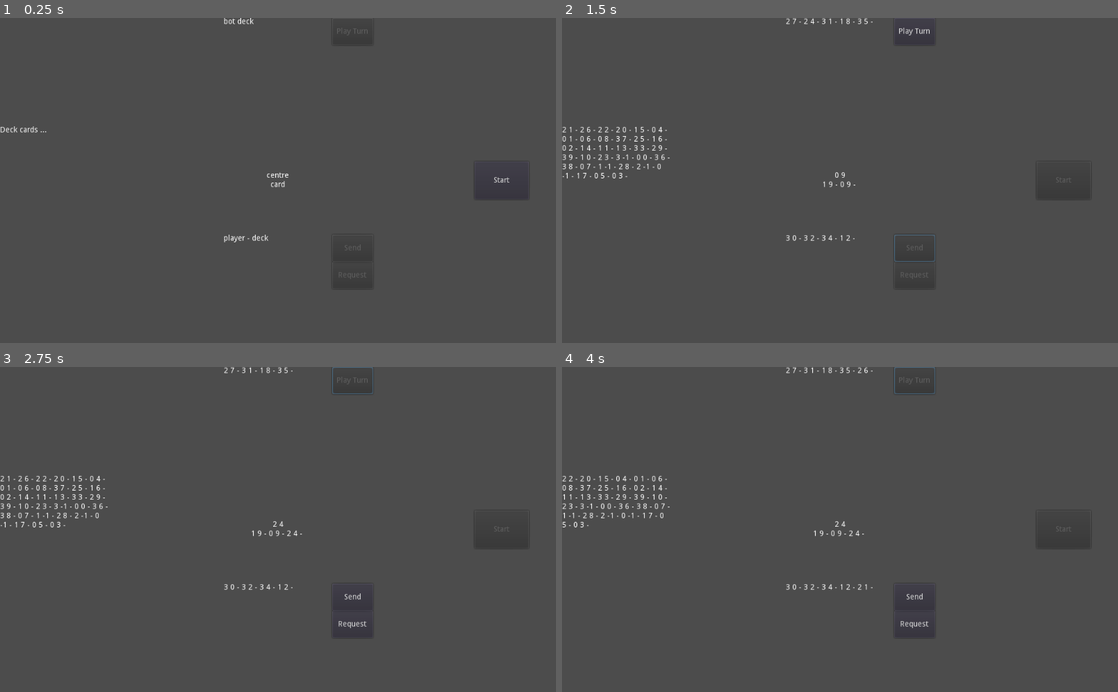
Above: before the commit, frames 1-4 (two rows, left to right).
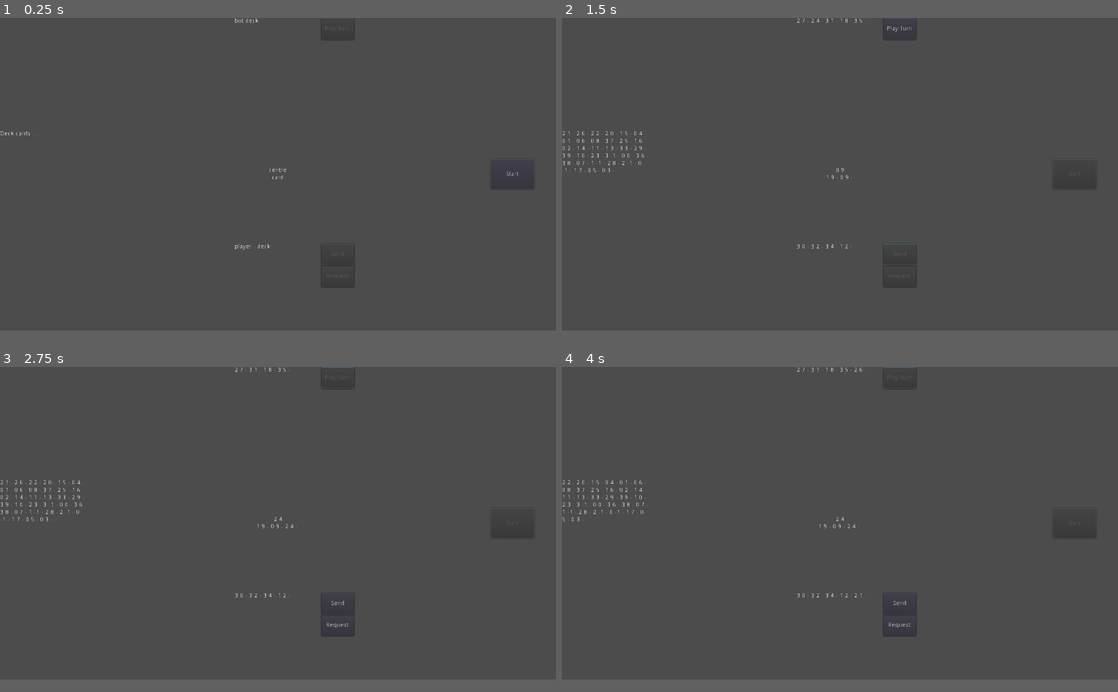
Above: after the commit, the same moments.

Repository: ravi-kiran-svs/uno-men
Game: Godot game, scene res://Scenes/TestScenes/TestGame.tscn
Same seed, same stepped clock (60 frames per second), same inputs: the game is played once before the commit and once after it.
Inputs:
- Up to frame 1 (0.25 s): no input
- Up to frame 2 (1.5 s): click "Start" at 0.5 s; click "Send" at 1.25 s
- Up to frame 3 (2.75 s): click "Play Turn" at 2 s
- Up to frame 4 (4 s): click "Request" at 2.75 s; click "Play Turn" at 3.5 s
In our replay, the window is 800x468 before the commit and 800x450 after it. These sizes can differ from the game's own. Grey fills any space a smaller window leaves; there, only what the larger window draws over its background counts as a difference.

The runs differ from the first frame. In frame 1, 0.4% of the frame differs, in the area x 0-94%, y 0-83%; in frame 2, 1.1%; in frame 3, 1.1%; in frame 4, 1.1%, in the area x 0-92%, y 0-83%.

Commit message:
Cards Art
SpirteSheet of the Cards.

Diff:
--- a/project.godot
+++ b/project.godot
@@ -36,6 +36,13 @@
 run/main_scene="res://Scenes/TestScenes/TestGame.tscn"
 config/icon="res://icon.png"
 
+[display]
+
+window/size/width=1280
+window/size/height=720
+window/stretch/mode="2d"
+window/stretch/aspect="keep_height"
+
 [gui]
 
 common/drop_mouse_on_gui_input_disabled=true
Binary file added: Art/Sprites/Cards.png
Not shown, added: Art/Sprites/Cards.png.import
